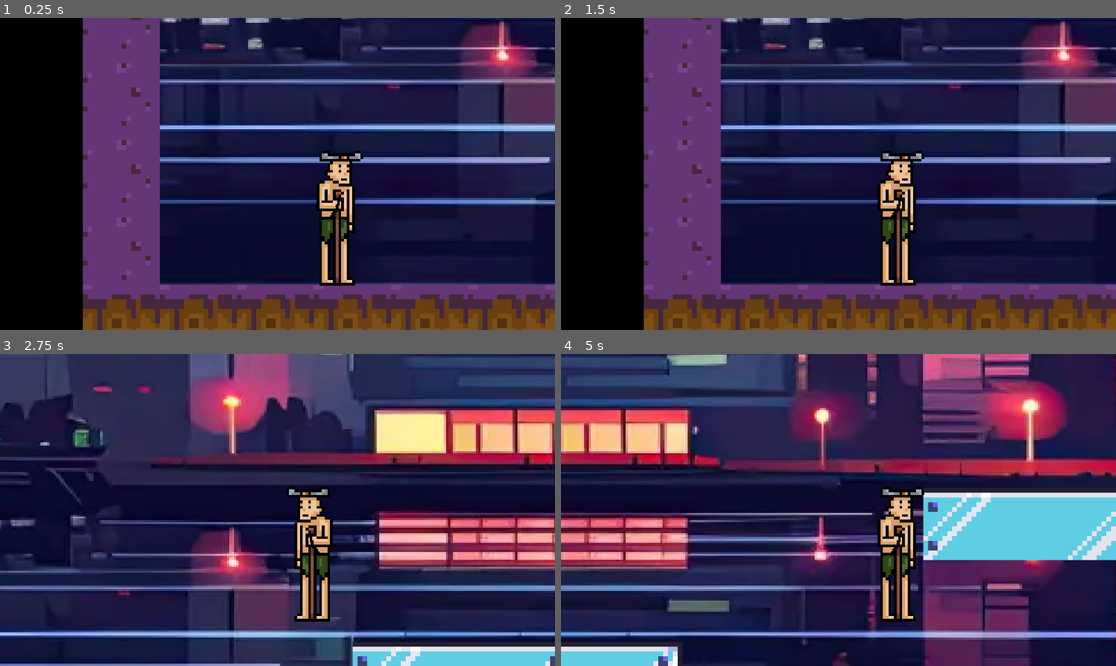
Above: before the commit, frames 1-4 (two rows, left to right).
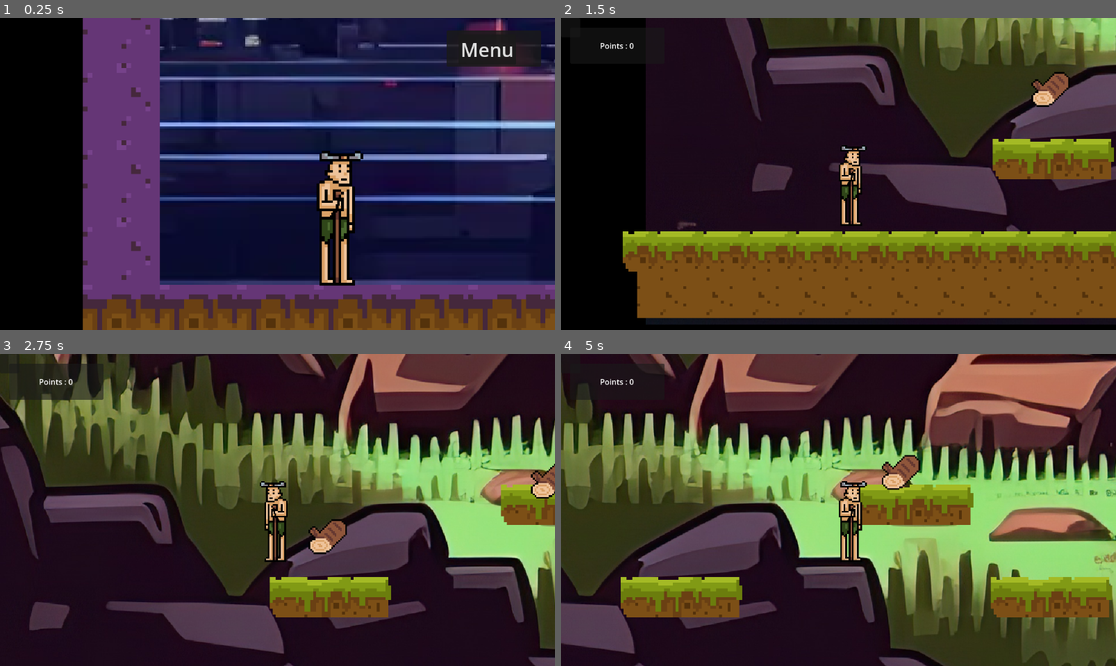
Above: after the commit, the same moments.

Repository: Muskinator/BackToHome
Game: Godot game, scene res://Scene/tuto.tscn
Same seed, same stepped clock (60 frames per second), same inputs: the game is played once before the commit and once after it.
Inputs (mouse positions are in pixels of both pictures, inside the frame that each line leads up to):
- Up to frame 1 (0.25 s): no input
- Up to frame 2 (1.5 s): click (1049, 49) at 0.5 s, where only the run after the commit has a clickable "Menu"; click (838, 133) at 1.25 s, where only the run after the commit has a clickable "START GAME"
- Up to frame 3 (2.75 s): hold Right (right) from 2.03 s (still down); tap Up (jump) at 2.27 s
- Up to frame 4 (5 s): tap Up (jump) at 3.02, 4.52 s; release Right (right) at 3.53 s; hold Left (left) 3.53-4.28 s; hold Right (right) from 4.28 s (still down)

The runs differ from the first frame. In frame 1, 12% of the frame differs, in the area x 28-100%, y 0-86%; in frame 2, 79%; in frame 3, 96%; in frame 4, 98%, in the area x 0-100%, y 0-100%.

Commit message:
button tuto

Diff:
--- /dev/null
+++ b/Scene/button_menu.gd
@@ -0,0 +1,11 @@
+extends CanvasLayer
+
+@onready var menu = $Panel/Menu
+
+
+
+func _ready():
+	menu.button_down.connect(menu_tuto)
+
+func menu_tuto() -> void :
+	get_tree().change_scene_to_file("res://Scene/main_menu.tscn")
--- /dev/null
+++ b/Scene/button_menu.tscn
@@ -0,0 +1,38 @@
+[gd_scene load_steps=3 format=3 uid="uid://cyfosqncqx6dn"]
+
+[ext_resource type="Script" path="res://Scene/button_menu.gd" id="1_ao00k"]
+
+[sub_resource type="SystemFont" id="SystemFont_jyuyu"]
+font_names = PackedStringArray("Impact")
+subpixel_positioning = 0
+
+[node name="Button_menu" type="CanvasLayer"]
+script = ExtResource("1_ao00k")
+
+[node name="Panel" type="Panel" parent="."]
+top_level = true
+texture_filter = 1
+anchors_preset = 1
+anchor_left = 1.0
+anchor_right = 1.0
+offset_left = -225.0
+offset_top = 26.0
+offset_right = -29.0
+offset_bottom = 101.0
+grow_horizontal = 0
+
+[node name="Menu" type="Button" parent="Panel"]
+texture_filter = 1
+custom_minimum_size = Vector2(100, 2.08165e-12)
+layout_mode = 1
+anchors_preset = -1
+anchor_left = -0.161
+anchor_right = 1.0
+anchor_bottom = 0.88
+offset_left = 75.556
+offset_top = 8.0
+offset_right = -52.0
+grow_horizontal = 0
+theme_override_fonts/font = SubResource("SystemFont_jyuyu")
+theme_override_font_sizes/font_size = 40
+text = "Menu"
--- a/Scene/tuto.tscn
+++ b/Scene/tuto.tscn
@@ -8,6 +8,7 @@
 [ext_resource type="Texture2D" uid="uid://c0krfcx5cqrsa" path="res://Assets/Plate_violet.webp" id="5_ut3gh"]
 [ext_resource type="Texture2D" uid="uid://v5yp0aeb4ra4" path="res://Assets/dirt-violet.webp" id="6_n0mf3"]
 [ext_resource type="PackedScene" uid="uid://dcsieev058iy2" path="res://Scene/lvl_portal.tscn" id="7_ulysj"]
+[ext_resource type="PackedScene" uid="uid://cyfosqncqx6dn" path="res://Scene/button_menu.tscn" id="9_qbfq4"]
 
 [sub_resource type="TileSetAtlasSource" id="TileSetAtlasSource_ao551"]
 texture = ExtResource("2_vmdlf")
@@ -296,10 +297,10 @@
 
 [node name="TextureRect" type="TextureRect" parent="."]
 texture_filter = 1
-offset_left = 5.0
-offset_top = -1325.0
-offset_right = 3635.0
-offset_bottom = 634.0
+offset_left = 2.0
+offset_top = -1328.0
+offset_right = 3632.0
+offset_bottom = 631.0
 texture = ExtResource("1_uojgg")
 
 [node name="TileMap" type="TileMap" parent="."]
@@ -319,3 +320,7 @@
 
 [node name="Lvl_Portal" parent="." instance=ExtResource("7_ulysj")]
 position = Vector2(1902, -694)
+
+[node name="Button_menu" parent="." instance=ExtResource("9_qbfq4")]
+
+[node name="Button_menu2" parent="." instance=ExtResource("9_qbfq4")]
Not shown: 1 places in Scene/tuto.tscn that only renumber resources
